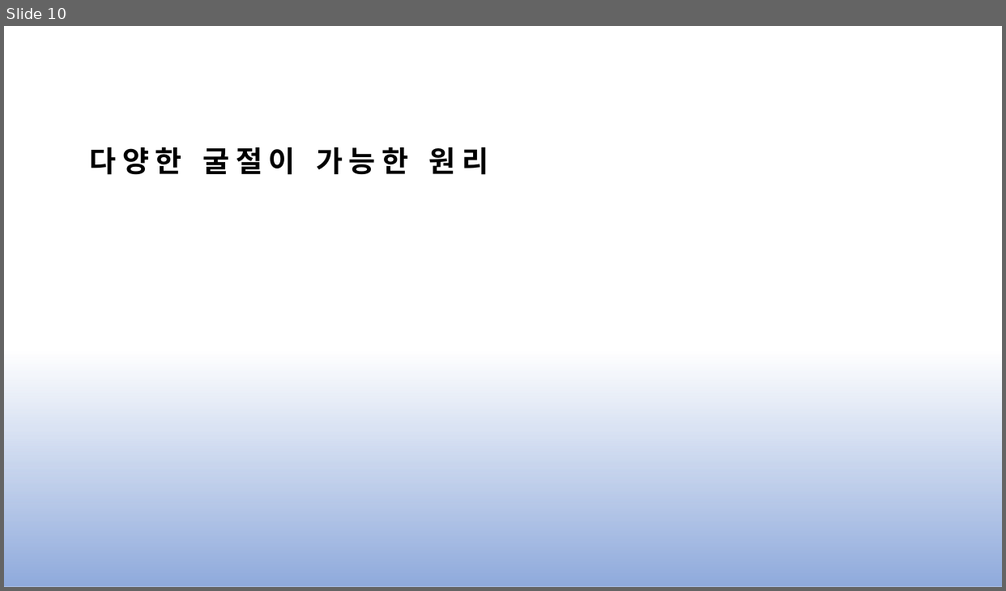
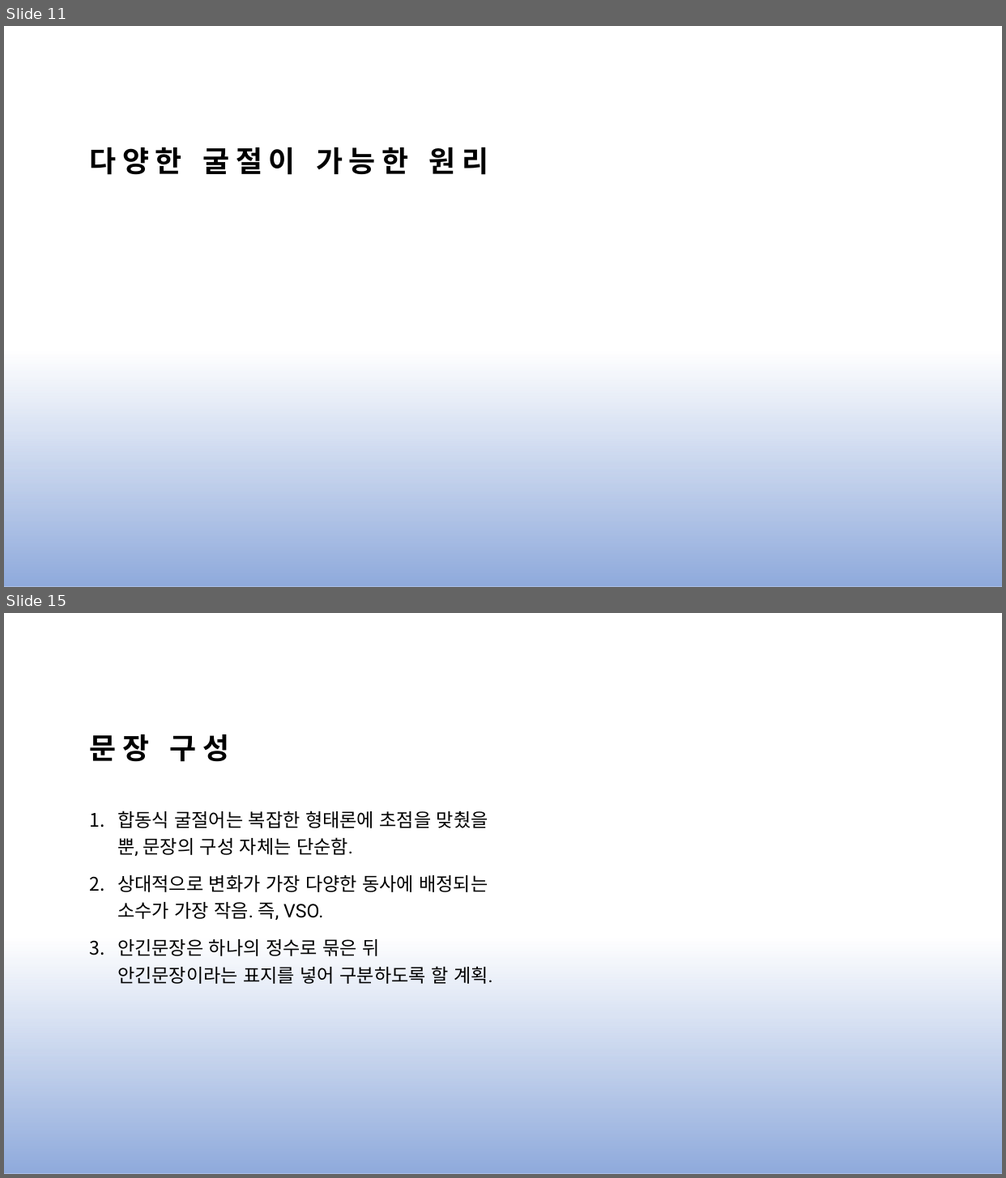
Before and after one commit to js4484821266/congrlang, a slide deck: congrlang.pptx. Shown one above the other, each under a label of ours: slide 10 before the commit, slides 11 and 15 after it; the slides between them are not shown. The pictures are 1006x591 and 1006x1178 pixels, drawn with LibreOffice and Linux fonts; fonts in the diff are those of the drawing; grey boxes stand for pictures. Boxes give left, top, right and bottom in pixels: in the first picture for what was removed or moved away, otherwise in the second. Text is boxed around its words. In the diff, an @@ line names an element or a change of style, - is before the commit and + after.

```diff
--- a/congrlang.pptx
+++ b/congrlang.pptx
@@ slide 15 added at bbox=[4, 613, 1002, 1174], background #FFFFFF; not listed: 1 template element that a slide beside it also shows @@
@@ title added at bbox=[89, 735, 230, 762], 28 pt, text #000000, bold @@
+문장 구성
@@ text added at bbox=[117, 811, 493, 984], 18 pt, text #000000 @@
+1. 합동식 굴절어는 복잡한 형태론에 초점을 맞췄을 뿐, 문장의 구성 자체는 단순함.
+2. 상대적으로 변화가 가장 다양한 동사에 배정되는 소수가 가장 작음. 즉, VSO.
+3. 안긴문장은 하나의 정수로 묶은 뒤 안긴문장이라는 표지를 넣어 구분하도록 할 계획.
@@ what was slide 10 is now slide 11 @@
```
Also in this commit, not shown: 6 slides changed, 5 other slides added.
